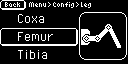
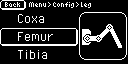
Comparing the layer stacks of the two (128, 64) images. Changes:
painted on "-e-leg_icon" over [81, 24, 122, 48]
